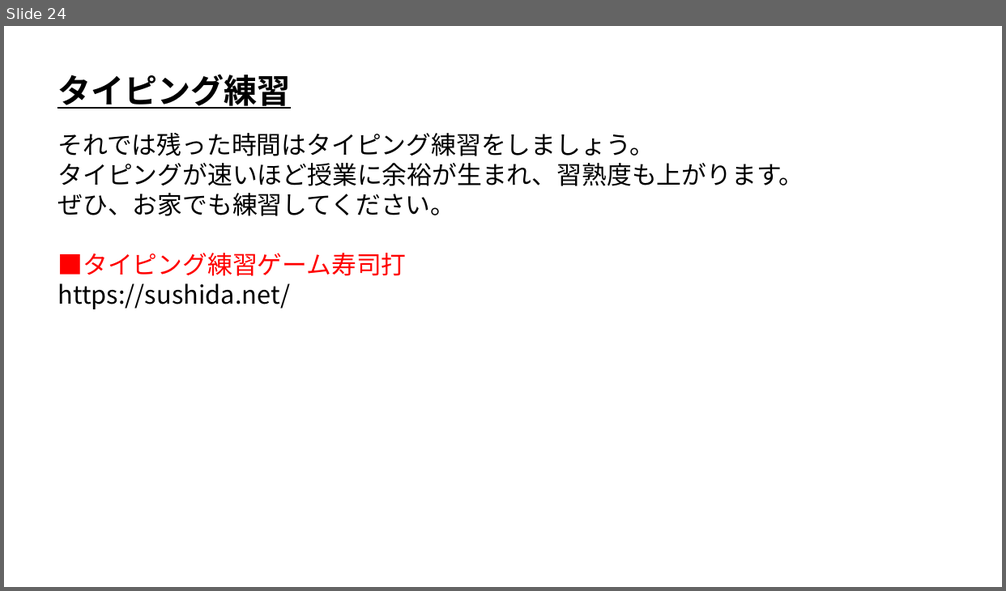
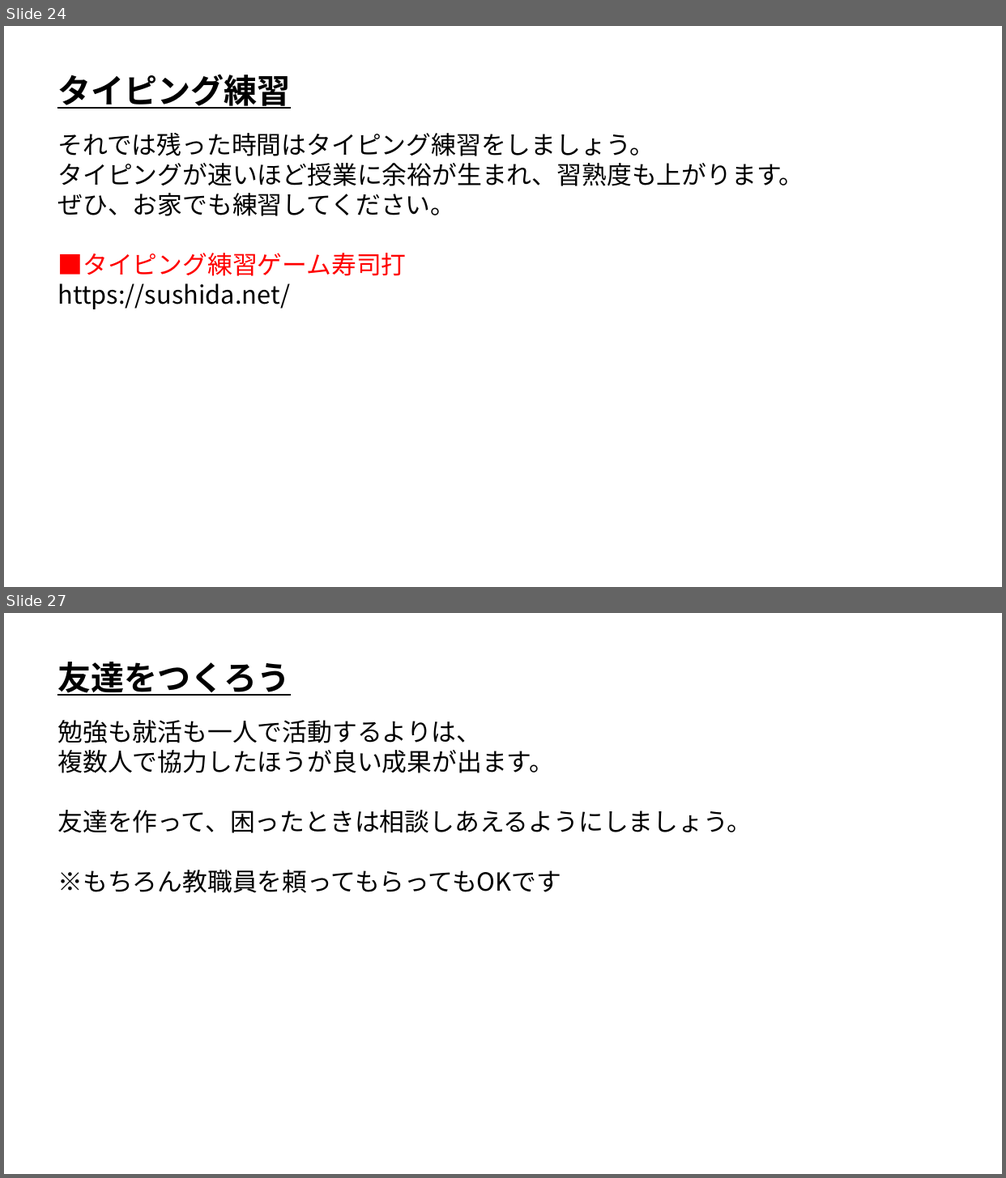
Before and after one commit to ArakiYusuke-Ohara/Textbook, a slide deck: その他/新入生ガイダンス/00_はじめに.pptx. Shown one above the other, each under a label of ours: slide 24 before the commit, slides 24 and 27 after it; the slides between them are not shown. The pictures are 1006x591 and 1006x1178 pixels, drawn with LibreOffice and Linux fonts; fonts in the diff are those of the drawing. Boxes give left, top, right and bottom in pixels: in the first picture for what was removed or moved away, otherwise in the second. Text is boxed around its words. In the diff, an @@ line names an element or a change of style, - is before the commit and + after.

```diff
--- a/その他/新入生ガイダンス/00_はじめに.pptx
+++ b/その他/新入生ガイダンス/00_はじめに.pptx
@@ slide 27 added at box(4, 613, 1002, 1174), background #FFFFFF @@
@@ text added at box(57, 662, 291, 696), 32 pt, text #000000, bold, underline @@
+友達をつくろう
@@ text added at box(57, 720, 752, 893), 24 pt, text #000000 @@
+勉強も就活も一人で活動するよりは、
+複数人で協力したほうが良い成果が出ます。
+友達を作って、困ったときは相談しあえるようにしましょう。
+※もちろん教職員を頼ってもらってもOKです
```
Also in this commit, not shown: 2 slides changed, 5 other slides added.
